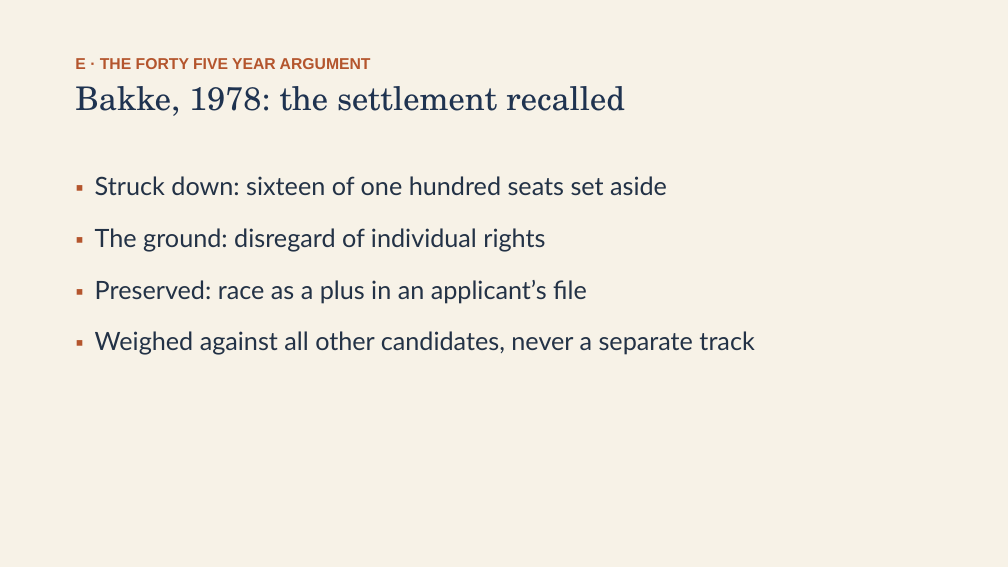
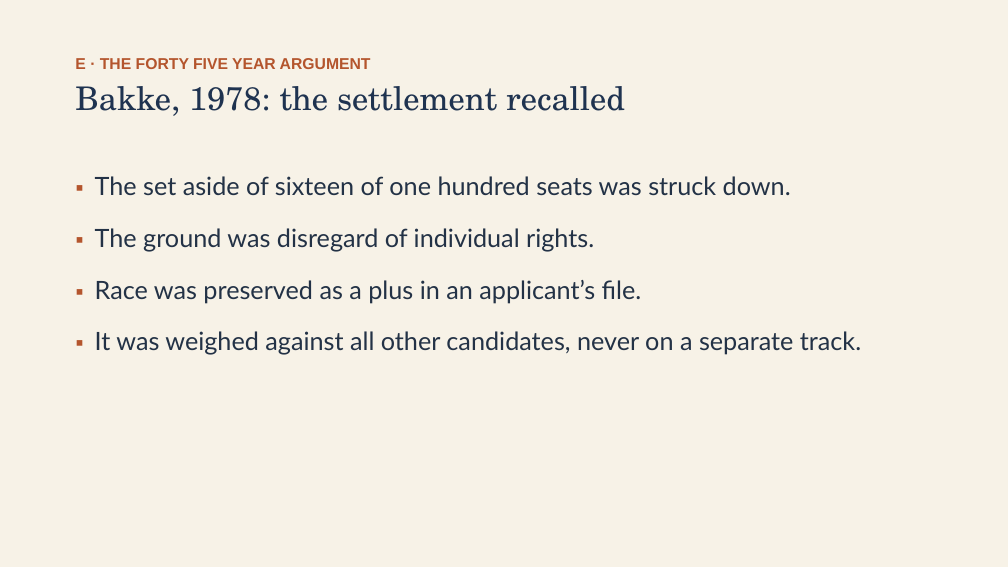
Before and after one commit to ab17gthb/humanities-curriculum-group, a slide deck: slide 16 of modern-america/lesson-08/lesson-08-slides.pptx. Drawn at 1008x567 pixels with LibreOffice and Linux fonts; fonts in the diff are those of the drawing. Boxes give left, top, right and bottom in pixels: in the first picture for what was removed or moved away, otherwise in the second. Text is boxed around its words. In the diff, an @@ line names an element or a change of style, - is before the commit and + after.

```diff
--- a/modern-america/lesson-08/lesson-08-slides.pptx
+++ b/modern-america/lesson-08/lesson-08-slides.pptx
@@ text at <box>95,176,861,355</box>: text changed @@
-▪ Struck down: sixteen of one hundred seats set aside
-▪ The ground: disregard of individual rights
-▪ Preserved: race as a plus in an applicant’s file
-▪ Weighed against all other candidates, never a separate track
+▪ The set aside of sixteen of one hundred seats was struck down.
+▪ The ground was disregard of individual rights.
+▪ Race was preserved as a plus in an applicant’s file.
+▪ It was weighed against all other candidates, never on a separate track.
```
Also in this commit, not shown: 8 other slides changed, 6 other files.
